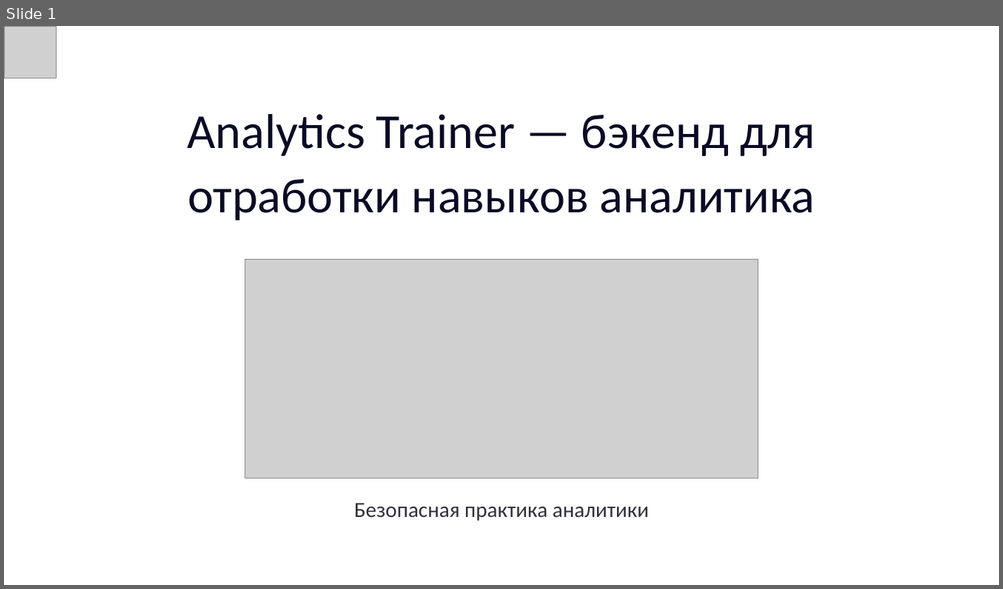
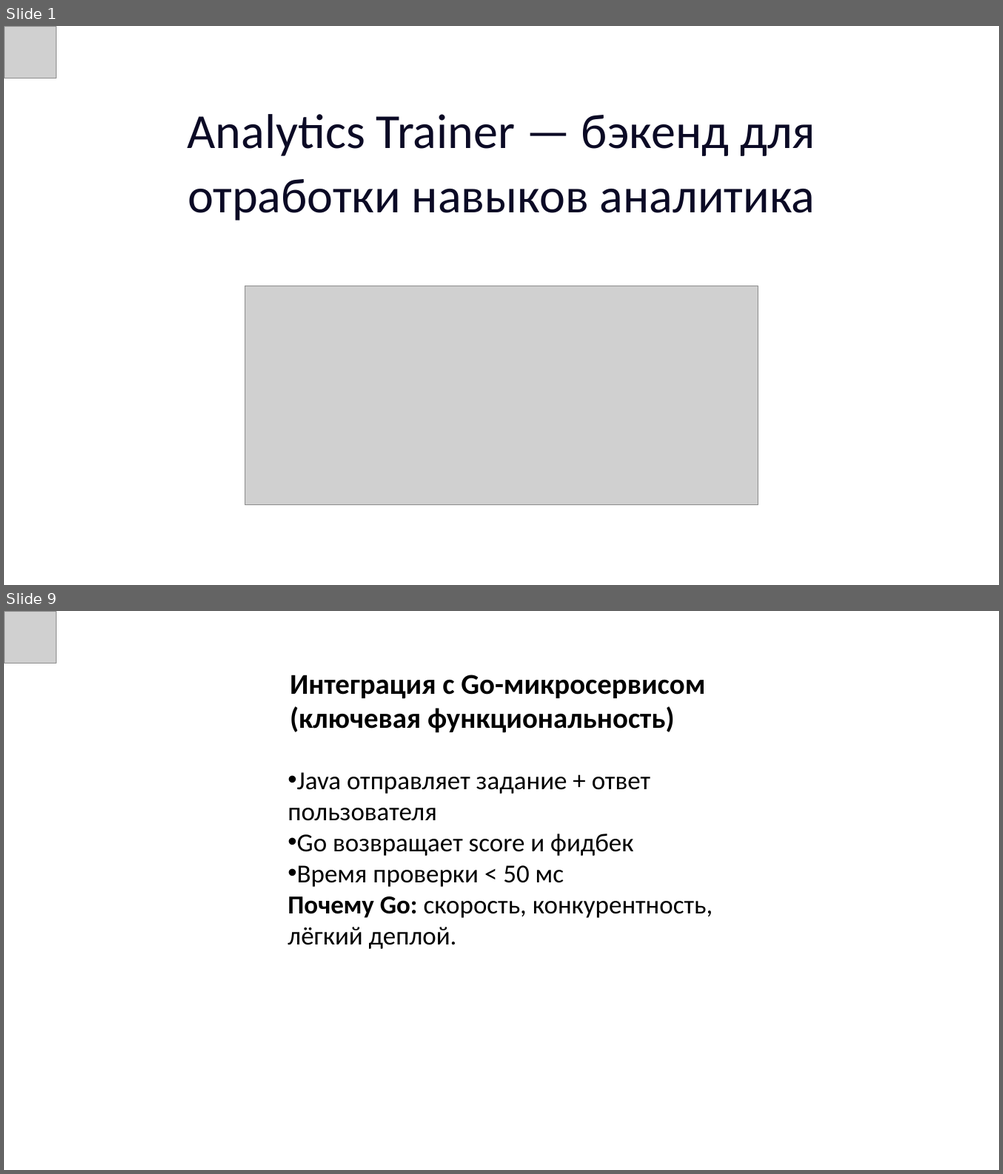
Before and after one commit to AbyanovDamir/analytics-trainer, a slide deck: present.pptx. Shown one above the other, each under a label of ours: slide 1 before the commit, slides 1 and 9 after it; the slides between them are not shown. The pictures are 1003x589 and 1003x1174 pixels, drawn with LibreOffice and Linux fonts; fonts in the diff are those of the drawing; grey boxes stand for pictures; background and template pictures are left out. Boxes give left, top, right and bottom in pixels: in the first picture for what was removed or moved away, otherwise in the second. Text is boxed around its words. In the diff, an @@ line names an element or a change of style, - is before the commit and + after.

```diff
--- a/present.pptx
+++ b/present.pptx
@@ slide 9 added at [4, 611, 999, 1170], background picture (left out) @@
@@ picture added at [4, 611, 56, 663] @@
@@ text added at [290, 675, 705, 733], 40 pt, text #000000, bold @@
+Интеграция с Go-микросервисом (ключевая функциональность)
@@ text added at [287, 772, 712, 949], 36 pt, text #000000 @@
+• Java отправляет задание + ответ пользователя
+• Go возвращает score и фидбек
+• Время проверки < 50 мс
+Почему Go: скорость, конкурентность, лёгкий деплой.
@@ slide 1 changed as well @@
@@ picture: place and size @@
-picture at [245, 259, 757, 478]
+picture at [245, 286, 757, 505]
@@ text removed at [354, 503, 649, 521] @@
-Безопасная практика аналитики
```
Also in this commit, not shown: 10 other slides added, 6 slides removed, 1 other file.
